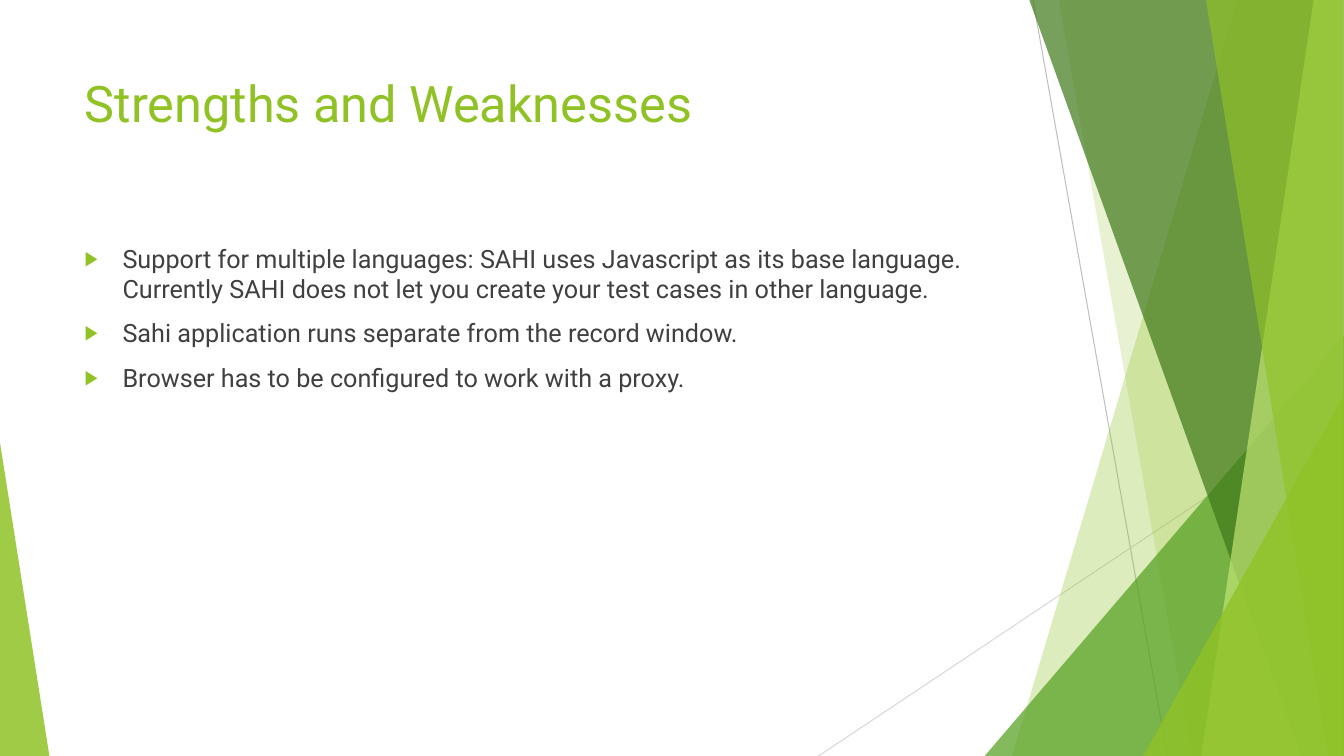
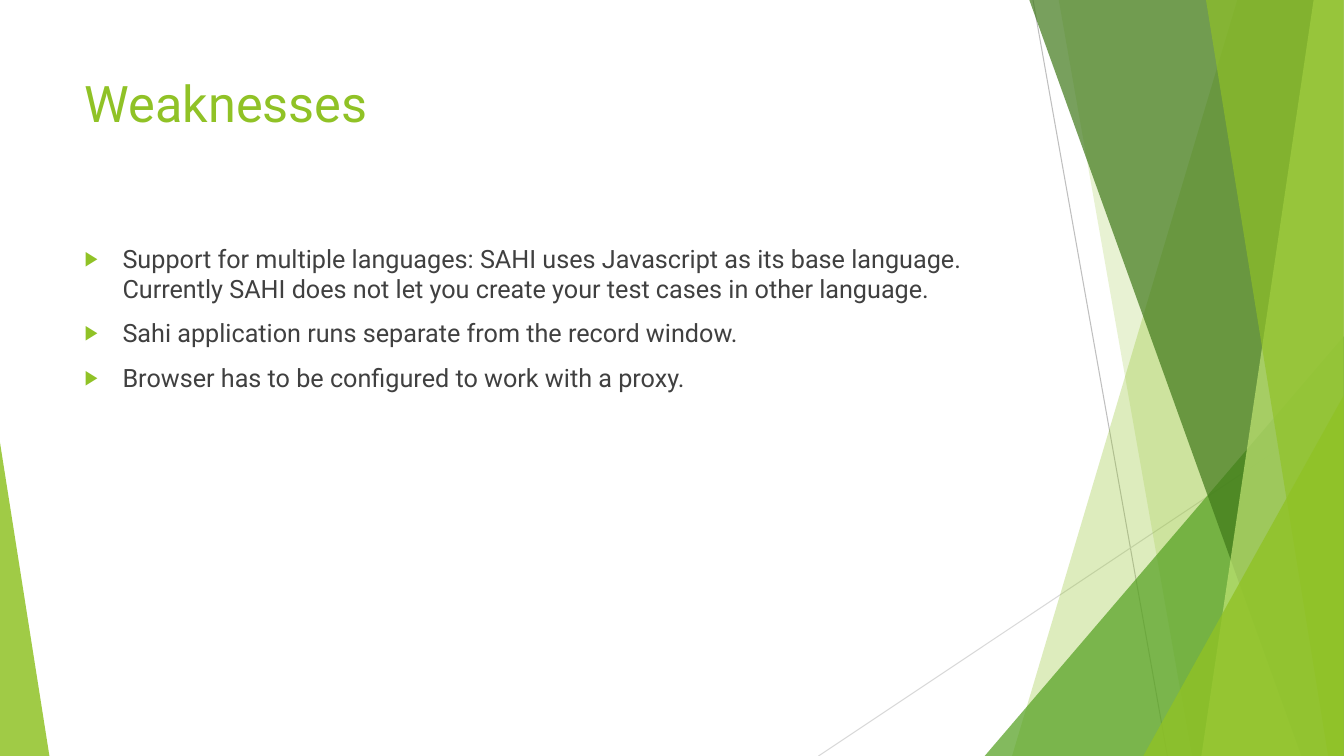
Before and after one commit to JamesDaniel/Software-Quality-Assurance-Group-CA, a slide deck: slide 29 of SQA Presentation_updated.pptx (slide 19 before the commit). Drawn at 1344x756 pixels with LibreOffice and Linux fonts; fonts in the diff are those of the drawing. Boxes give left, top, right and bottom in pixels: in the first picture for what was removed or moved away, otherwise in the second. Text is boxed around its words. In the diff, an @@ line names an element or a change of style, - is before the commit and + after.

```diff
--- a/SQA Presentation_updated.pptx
+++ b/SQA Presentation_updated.pptx
@@ title at [85,84,368,123]: text changed @@
-Strengths and Weaknesses
+Weaknesses
```
Also in this commit, not shown: 2 other slides changed, 11 slides added, 1 slide removed, 3 other files.
